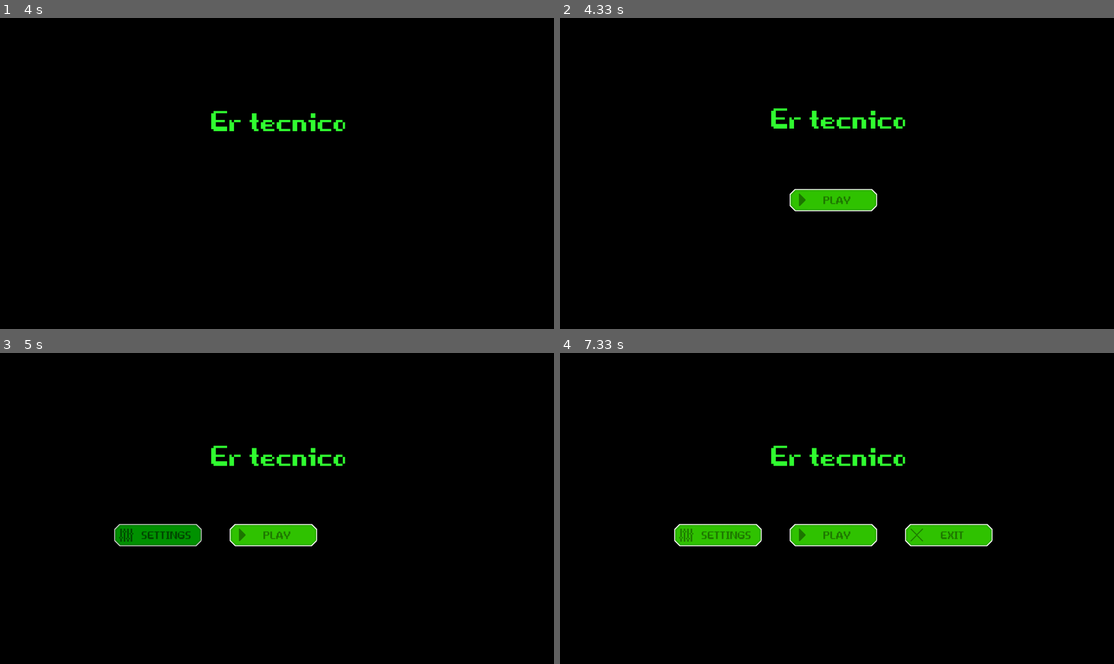
Above: before the commit, frames 1-4 (two rows, left to right).
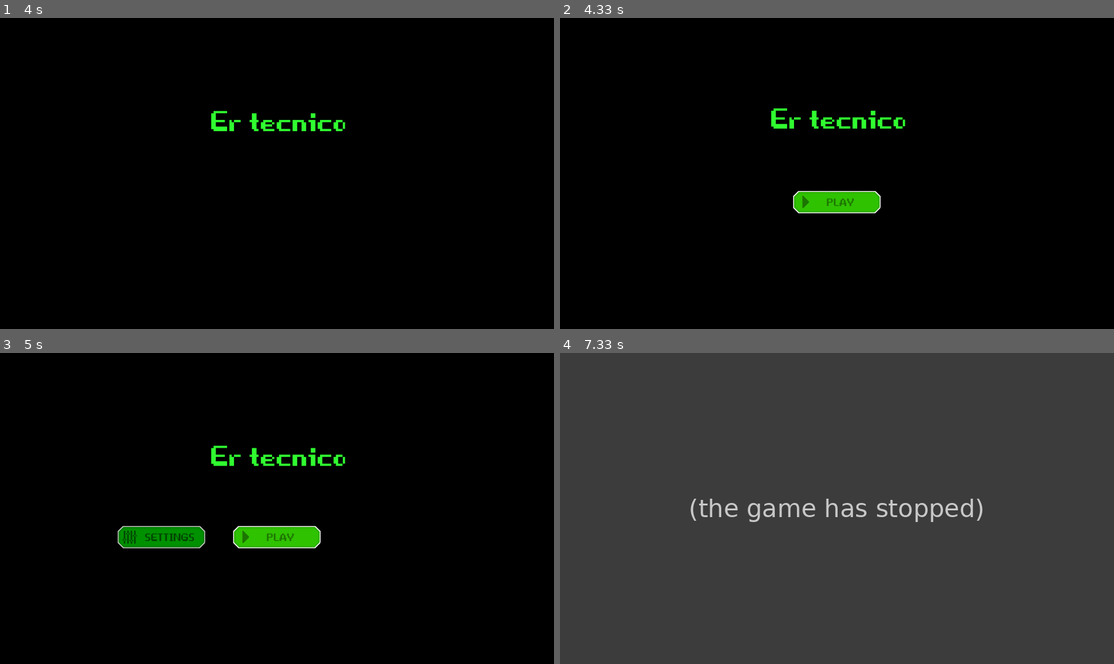
Above: after the commit, the same moments.

Repository: zThundy/pygame-jam
Game: pygame game, started from main.py
Same seed, same stepped clock (60 frames per second), same inputs: the game is played once before the commit and once after it.
Inputs (mouse positions are in pixels of both pictures, inside the frame that each line leads up to):
- Up to frame 1 (4 s): no input
- Up to frame 2 (4.33 s): no input
- Up to frame 3 (5 s): press the mouse at (277, 536) at 4.6 s; move the mouse to (332, 502) at 4.7 s; release the mouse at (393, 468) at 4.83 s; click (166, 533) at 4.95 s
- Up to frame 4 (7.33 s): press the mouse at (720, 536) at 5.27 s; move the mouse to (681, 477) at 5.37 s; release the mouse at (648, 415) at 5.5 s; press the mouse at (837, 536) at 5.6 s; move the mouse to (831, 539) at 5.7 s; release the mouse at (825, 542) at 5.83 s; press the mouse at (837, 536) at 5.93 s; move the mouse to (809, 567) at 6.03 s; release the mouse at (776, 601) at 6.17 s; press the mouse at (953, 536) at 6.27 s; move the mouse to (942, 499) at 6.37 s; release the mouse at (931, 464) at 6.5 s

Frame 1 is identical in both runs. In frame 2, 0.5% of the frame differs, in the area x 41-58%, y 54-63%; in frame 3, 1.2%; in frame 4, 100%, in the area x 0-100%, y 0-100%.
After the commit the program exited at 7.27 s; later frames show no game.

Commit message:
finiti bottoni e click

Diff:
--- a/events.py
+++ b/events.py
@@ -13,9 +13,16 @@
         pygame.quit()
         sys.exit()
 
+
+old_state = (0, 0, 0)
 def mouseClickEvent():
-    for event in pygame.event.get():
-        # with this we check if the player press the left mouse button
-        if event.type == MOUSEBUTTONDOWN and event.button == 1:
+    global old_state
+
+    if pygame.mouse.get_pressed() == (1, 0, 0):
+        if old_state != pygame.mouse.get_pressed():
+            old_state = pygame.mouse.get_pressed()
             return True
-        return False
+    if old_state == (1, 0, 0) and pygame.mouse.get_pressed() == (0, 0, 0):
+        old_state = pygame.mouse.get_pressed()
+
+    return False
--- a/main.py
+++ b/main.py
@@ -104,11 +104,13 @@
                 pygame.mixer.Sound.play(button_sound)
             first_button_sprite = pygame.image.load("./sprites/buttons/settings.png")
             SCREEN.blit(first_button_sprite, ((SCREEN.get_width()/2 - second_button_sprite.get_width()/2) - 400, (SCREEN.get_height()/2 - second_button_sprite.get_height()/2) + 100))
-
             if checkCollisions(mouseX, mouseY, 3, 3, (SCREEN.get_width()/2 - second_button_sprite.get_width()/2) - 400, (SCREEN.get_height()/2 - second_button_sprite.get_height()/2) + 100, first_button_sprite.get_width(), first_button_sprite.get_height()):
                 first_button_sprite = pygame.image.load("./sprites/buttons/settings_dark.png")
                 SCREEN.blit(first_button_sprite, ((SCREEN.get_width()/2 - second_button_sprite.get_width()/2) - 400, (SCREEN.get_height()/2 - second_button_sprite.get_height()/2) + 100))
-
+                if (mouseClickEvent() and canClick):
+                    button_sound = pygame.mixer.Sound("./sounds/button_press_sound.wav")
+                    pygame.mixer.Sound.play(button_sound)
+                    print("settings")
 
         if count > 200:
             if count == 201:
@@ -116,11 +118,13 @@
                 pygame.mixer.Sound.play(button_sound)
             second_button_sprite = pygame.image.load("./sprites/buttons/play.png")
             SCREEN.blit(second_button_sprite, (SCREEN.get_width()/2 - second_button_sprite.get_width()/2, (SCREEN.get_height()/2 - second_button_sprite.get_height()/2) + 100))
-
             if checkCollisions(mouseX, mouseY, 3, 3, SCREEN.get_width()/2 - second_button_sprite.get_width()/2, (SCREEN.get_height()/2 - second_button_sprite.get_height()/2) + 100, second_button_sprite.get_width(), second_button_sprite.get_height()):
                 second_button_sprite = pygame.image.load("./sprites/buttons/play_dark.png")
                 SCREEN.blit(second_button_sprite, (SCREEN.get_width()/2 - second_button_sprite.get_width()/2, (SCREEN.get_height()/2 - second_button_sprite.get_height()/2) + 100))
-
+                if (mouseClickEvent() and canClick):
+                    button_sound = pygame.mixer.Sound("./sounds/button_press_sound.wav")
+                    pygame.mixer.Sound.play(button_sound)
+                    print("playing")
 
         if count > 300:
             if count == 301:
@@ -129,10 +133,15 @@
                 canClick = True
             third_button_sprite = pygame.image.load("./sprites/buttons/exit.png")
             SCREEN.blit(third_button_sprite, ((SCREEN.get_width()/2 - second_button_sprite.get_width()/2) + 400, (SCREEN.get_height()/2 - second_button_sprite.get_height()/2) + 100))
-
             if checkCollisions(mouseX, mouseY, 3, 3, (SCREEN.get_width()/2 - second_button_sprite.get_width()/2) + 400, (SCREEN.get_height()/2 - second_button_sprite.get_height()/2) + 100, third_button_sprite.get_width(), third_button_sprite.get_height()):
                 third_button_sprite = pygame.image.load("./sprites/buttons/exit_dark.png")
                 SCREEN.blit(third_button_sprite, ((SCREEN.get_width()/2 - second_button_sprite.get_width()/2) + 400, (SCREEN.get_height()/2 - second_button_sprite.get_height()/2) + 100))
+                if (mouseClickEvent() and canClick):
+                    button_sound = pygame.mixer.Sound("./sounds/button_press_sound.wav")
+                    pygame.mixer.Sound.play(button_sound)
+                    pygame.time.delay(1000)
+                    pygame.quit()
+                    sys.exit()
 
         # update display
         pygame.display.update()
Binary file changed: sprites/buttons/Exit.png
Binary file changed: sprites/buttons/Exit_dark.png
Binary file changed: sprites/buttons/Play.png
Binary file changed: sprites/buttons/Play_dark.png
Binary file changed: sprites/buttons/Settings.png
Binary file changed: sprites/buttons/Settings_dark.png
Not shown, added: sounds/button_press_sound.wav
